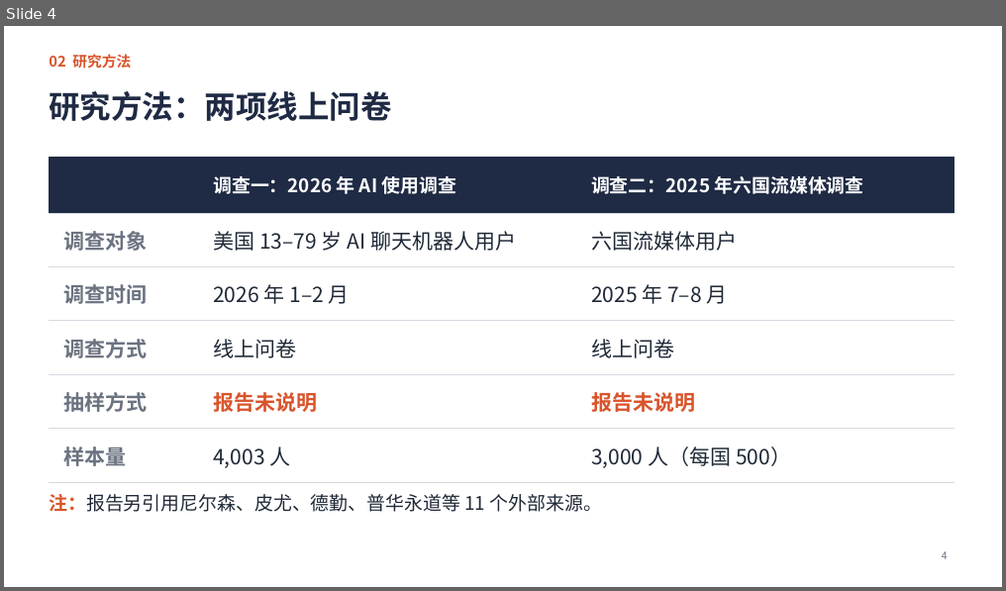
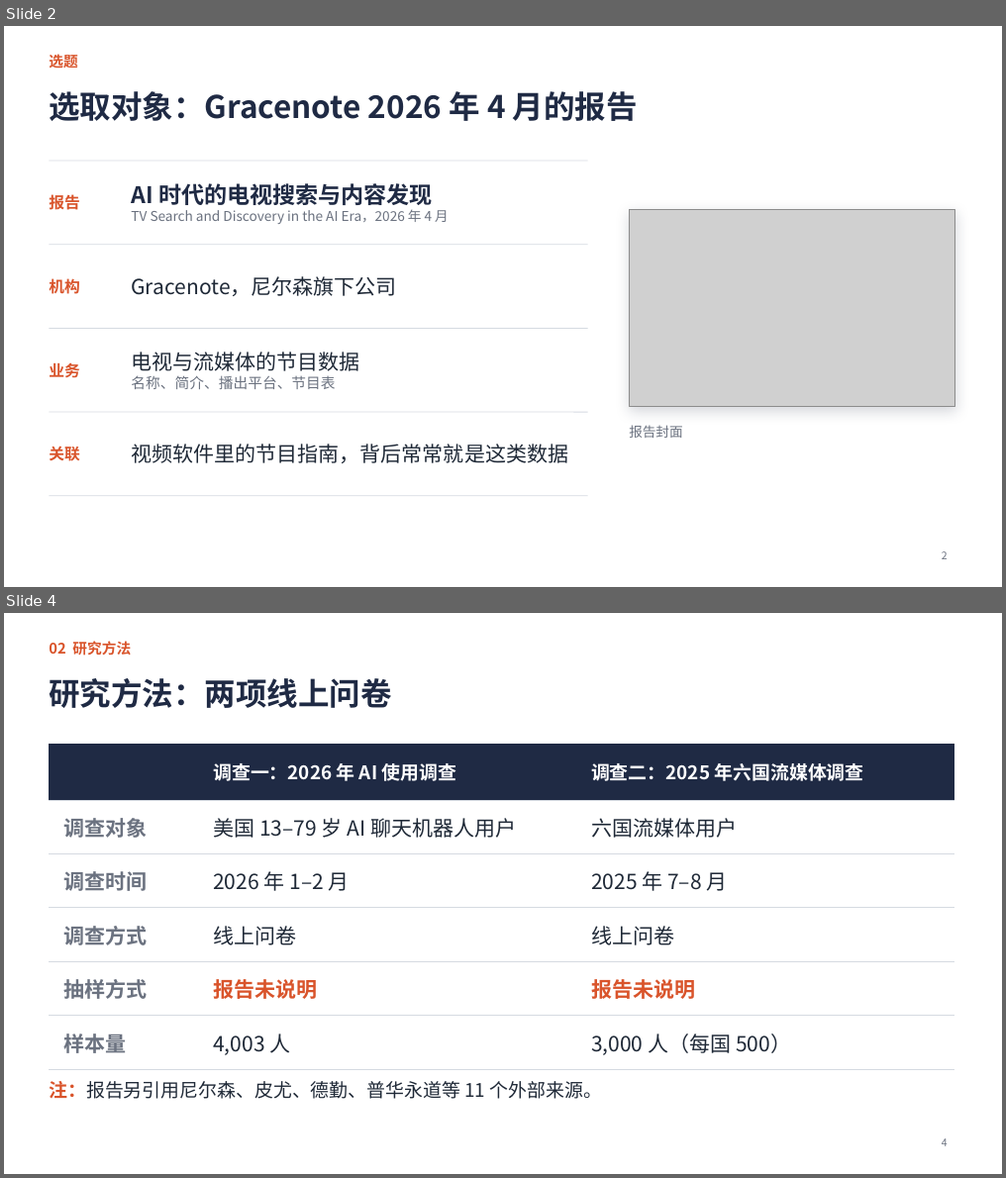
Before and after one commit to jayleo113/ppt, a slide deck: Gracenote报告解读_课堂汇报.pptx. Shown one above the other, each under a label of ours: slide 4 before the commit, slides 2 and 4 after it; the slides between them are not shown. The pictures are 1006x591 and 1006x1178 pixels, drawn with LibreOffice and Linux fonts; fonts in the diff are those of the drawing; grey boxes stand for pictures. Boxes give left, top, right and bottom in pixels: in the first picture for what was removed or moved away, otherwise in the second. Text is boxed around its words. In the diff, an @@ line names an element or a change of style, - is before the commit and + after.

```diff
--- a/Gracenote报告解读_课堂汇报.pptx
+++ b/Gracenote报告解读_课堂汇报.pptx
@@ slide 2 added at (4,26,1002,587), background #FFFFFF @@
@@ text added at (49,53,77,72), 14 pt, text #D9542B, bold @@
+选题
@@ title added at (49,91,638,121), 30 pt, text #1F2A44, bold @@
+选取对象：Gracenote 2026 年 4 月的报告
@@ line added from (49, 161) to (588, 161), #D5DAE1 0.75 pt @@
@@ text added at (49,194,79,210), 15 pt, text #D9542B, bold @@
+报告
@@ text added at (131,183,449,224), 13 pt, text #6B7280 @@
+AI 时代的电视搜索与内容发现
+TV Search and Discovery in the AI Era，2026 年 4 月
@@ rectangle added at (629,209,954,407), fill #FFFFFF, outline #E3E7EC 0.5 pt @@
@@ picture added at (629,209,954,407) @@
@@ line added from (49, 245) to (588, 245), #D5DAE1 0.75 pt @@
@@ text added at (49,278,79,294), 15 pt, text #D9542B, bold @@
+机构
@@ text added at (131,276,397,296), 20 pt, text #1F2937 @@
+Gracenote，尼尔森旗下公司
@@ line added from (49, 329) to (588, 329), #D5DAE1 0.75 pt @@
@@ text added at (131,352,359,389), 14 pt, text #6B7280 @@
+电视与流媒体的节目数据
+名称、简介、播出平台、节目表
@@ text added at (49,363,79,378), 15 pt, text #D9542B, bold @@
+业务
@@ line added from (49, 412) to (588, 412), #D5DAE1 0.75 pt @@
@@ text added at (629,425,682,438), 13 pt, text #6B7280 @@
+报告封面
@@ text added at (49,447,79,462), 15 pt, text #D9542B, bold @@
+关联
@@ text added at (131,444,568,464), 20 pt, text #1F2937 @@
+视频软件里的节目指南，背后常常就是这类数据
@@ line added from (49, 496) to (588, 496), #D5DAE1 0.75 pt @@
@@ page number added at (942,552,947,560), 10 pt, text #6B7280 @@
+2
```
Also in this commit, not shown: 7 slides changed, 1 slide removed, 5 other files.
